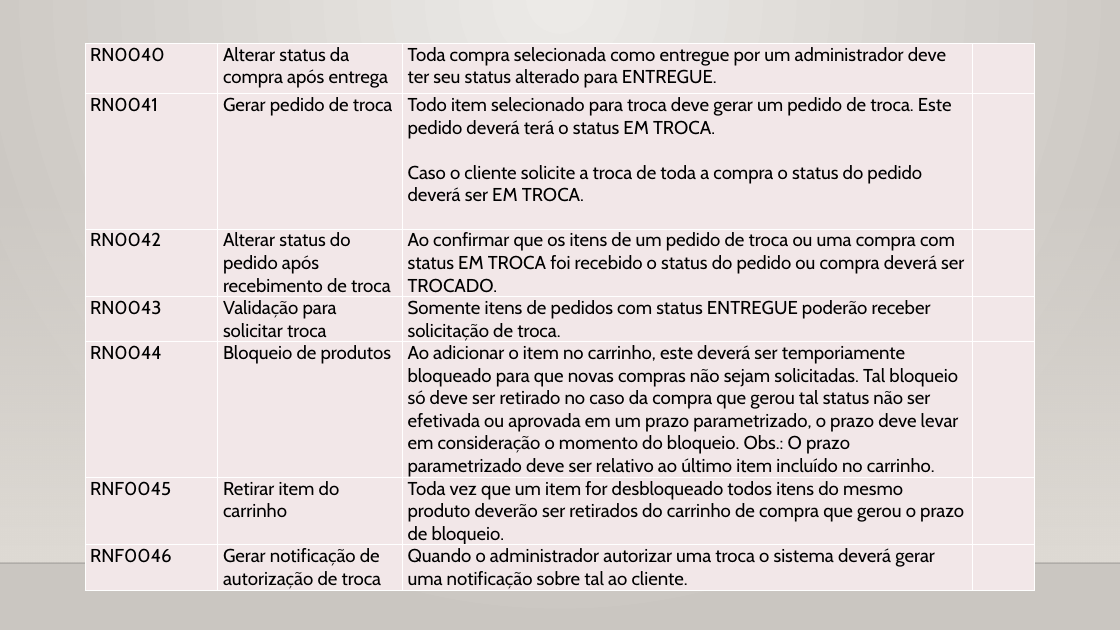
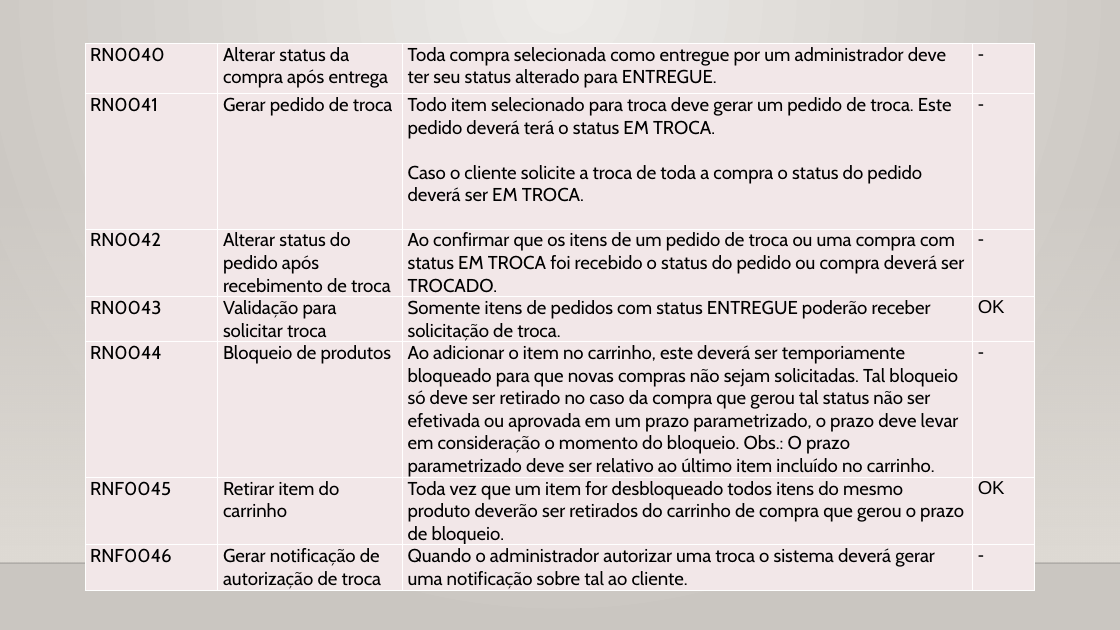
Before and after one commit to gabriellima09/DrinkIt, a slide deck: slide 15 of DrinkIt.WebApp/Artifacts/Documentação do projeto.pptx. Drawn at 1120x630 pixels with LibreOffice and Linux fonts; fonts in the diff are those of the drawing; background and template pictures are left out. Boxes give left, top, right and bottom in pixels: in the first picture for what was removed or moved away, otherwise in the second. Text is boxed around its words. In the diff, an @@ line names an element or a change of style, - is before the commit and + after.

```diff
--- a/DrinkIt.WebApp/Artifacts/Documentação do projeto.pptx
+++ b/DrinkIt.WebApp/Artifacts/Documentação do projeto.pptx
@@ table at (85,44,1035,593) @@
-row 1, column 4: 
+row 1, column 4: -
-row 2, column 4: 
+row 2, column 4: -
-row 3, column 4: 
+row 3, column 4: -
-row 4, column 4: 
+row 4, column 4: OK
-row 5, column 4: 
+row 5, column 4: -
-row 6, column 4: 
+row 6, column 4: OK
-row 7, column 4: 
+row 7, column 4: -
```
Also in this commit, not shown: 14 other slides changed.
